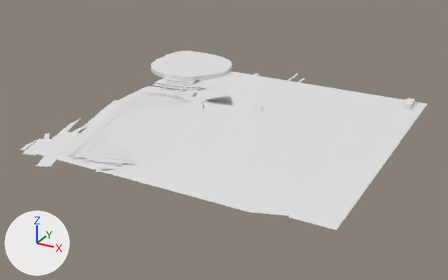
One commit to the glTF model app/public/world/tiles/2_5.lod1.glb: the scene before it, then after it.
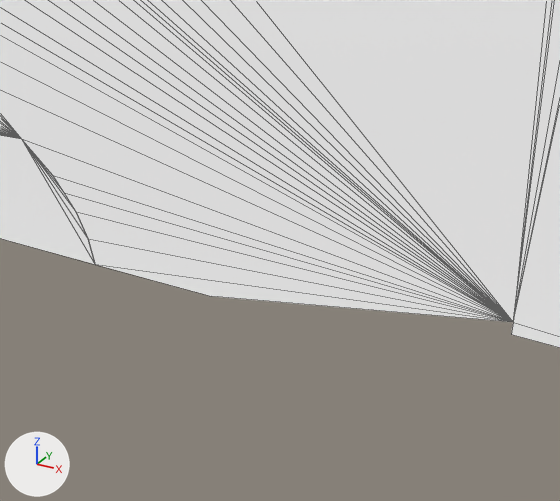
The first picture shows the older version from a 50 mm lens placed at (1686.0, -3600.0, 390.0), pointed at (1218.0, -2749.0, -36.0). The close-ups show the older and then the newer version on the part from 50% to 66% of the width and 62% to 85% of the height of that picture. Only the edits that show in the close-ups are written down. Lighting does not change. The marker at lower left points along +X, +Y and +Z. The close-ups show mesh edges as thin lines. Where no turn or scale is listed for an object, it has been applied to the vertices. Vertices at exactly the same position are counted once.

In view in the first close-up: 'ground', 'water'.
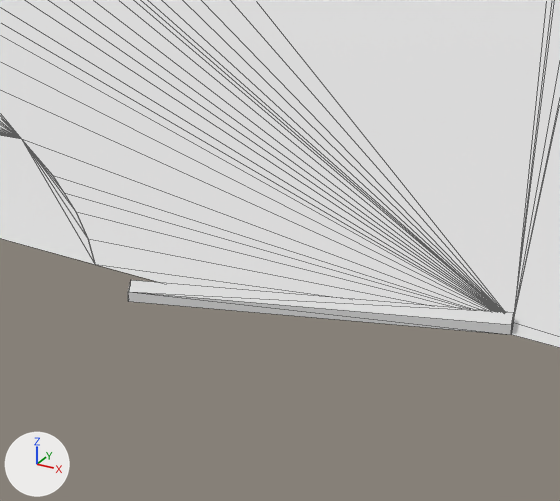
Where the newer file only moved an object's origin or applied its transform, the numbers keep the older frame.

Boxes [x1, y1, x2, y2] around the edits, measured in the close-ups (560 x 501 px):
'buildings', reshaped (not visible before)
    after: [128, 280, 514, 335]

What changed in the scene script:
```text
Change me_buildings:
    used by ob_buildings; location = (1203.2, -2556.1, 4.5)
    remove me_buildings.from_pydata(...)  # 66 vertices, 94 faces; spans x -277.0..277.0, y -124.0..124.0, z -4.0..4.0
    add me_buildings.from_pydata(...)  # 90 vertices, 132 faces; spans x -277.0..277.0, y -452.0..124.0, z -4.0..4.0
    me_buildings part 1
    8 vertices are added at x 178.0..236.0, y -452.0..-428.0, z -4.0..-3.0
    10 new faces join them
    other edits to the shape of me_buildings do not show in these pictures
```
